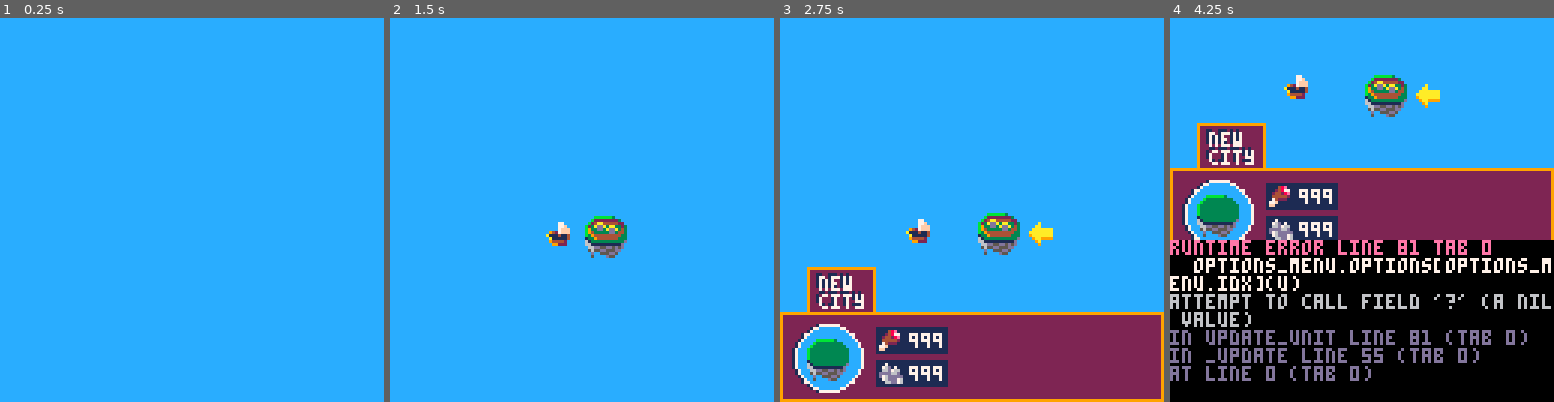
Above: before the commit, frames 1-4 (left to right).
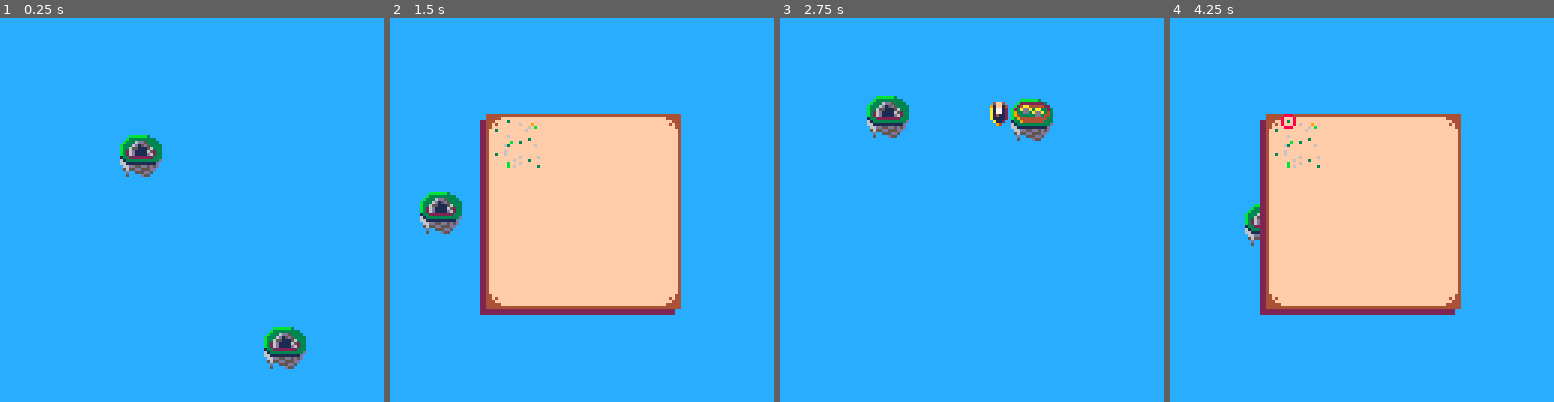
Above: after the commit, the same moments.

Repository: cbrintnall/pico8-carts
Game: PICO-8 cartridge tw/twmain.p8
The game is run twice, just before and just after one commit, with the same random seed, the same clock (stepped at 60 frames per second) and the same inputs.
Inputs:
- Up to frame 1 (0.25 s): no input
- Up to frame 2 (1.5 s): tap O (Z key) at 0.33, 0.7, 1.43 s; tap X (X key) at 1.07 s
- Up to frame 3 (2.75 s): hold Left 1.97-2.37 s; tap X (X key) at 2.07, 2.4, 2.73 s; tap O (Z key) at 2.22 s; hold Down from 2.42 s (still down)
- Up to frame 4 (4.25 s): release Down at 2.82 s; hold Right 2.87-3.53 s; tap X (X key) every 0.33 s from 3.07 to 4.07 s; tap O (Z key) at 3.1, 3.98 s; hold Up 3.58-4.08 s; hold Right from 4.13 s (still down)

The runs differ from the first frame. In frame 1, 2.0% of the frame differs, in the area x 31-80%, y 30-92%; in frame 2, 28%; in frame 3, 28%; in frame 4, 70%, in the area x 0-100%, y 14-100%.
Error before the commit: runtime error line 81 tab 0; options_menu.options[options_menu.idx](u); attempt to call field '?' (a nil value)

Commit message:
migrate to prompt stack

Diff:
--- a/tw/twmain.p8
+++ b/tw/twmain.p8
@@ -1,6 +1,7 @@
 pico-8 cartridge // http://www.pico-8.com
 version 41
 __lua__
+map_dim=64
 cam_pos = nil
 cam_target = nil
 cam_speed = 5
@@ -8,10 +9,10 @@
 prompt_stack=nil
 minimap={
 	open=false,
-	filter=nil
+	filter=nil,
+	mode="v"
 }
 selector={
-	active=false,
 	tidx=0,
 	targeting=nil
 }
@@ -19,9 +20,20 @@
 	options={},
 	idx=0
 }
+factions={
+	{
+		name="Matthew's Gift",
+	},
+	{
+		name="Coros"
+	},
+	{
+		name="Salivine",
+		owned=true
+	}
+}
 
 function _init()
-	prompt_stack=stack()
 	cam_pos = vec2(0,0)
 	cam_target = vec2(0,0)
 
@@ -31,13 +43,31 @@
 	start_ship.island = get_home_island()
 	start_ship.home = start_ship.island
 	target_home()
+	generate_others()
+
+	prompt_stack=stack()
+	prompt_stack:push({ update=update_default, draw=draw_minimap })
+	prompt_stack:push({ update=update_cam })
 end
 
 function _update()
-	if not minimap.open then
-		foreach(islands,update_island)
-		foreach(ships,update_ship)
-		foreach(items,update_item)
+	local prompt = prompt_stack:peek()
+
+	if prompt then
+		if prompt.update then
+			prompt.update()
+		end
+
+		if prompt.default == nil or prompt.default then
+			foreach(islands,update_island)
+			foreach(ships,update_ship)
+			foreach(items,update_item)
+		end
+	end
+
+	if #prompt_stack > 1 and btnp(4) then
+		sfx(2,-1)
+		prompt_stack:pop()
 	end
 
 	local lerp_amt = 0.25
@@ -47,22 +77,10 @@
 		lerp(cam_pos.y, cam_target.y, lerp_amt)
 	)
 
-	-- if theres an active selection
-	if selector.tidx > 0 then
-		cam_target = islands_in_view[selector.tidx].pos - vec2(64,64)
-	end
-
-	if btnp(❎) and btnp(4) then
-		target_home()
-	elseif selector.targeting ~= nil then
-		update_unit()
-	elseif selector.active then
-		update_select()
-	else
-		update_cam()
-	end
-
 	camera(cam_pos.x,cam_pos.y)
+end
+
+function generate_others()
 end
 
 function entity()
@@ -71,24 +89,11 @@
 	}
 end
 
-function update_unit()
-	local u = selector.targeting
-
-	if btnp(0) or btnp(2) then
-		options_menu.idx = max((options_menu.idx - 1) % #options_menu.options, 1)
-	end
-	if btnp(1) or btnp(3) then
-		options_menu.idx = max((options_menu.idx + 1) % #options_menu.options, 1)
-	end
+function update_default()
+	minimap.mode = "v"
+
 	if btnp(❎) then
-		options_menu.options[options_menu.idx](u)
-	end
-	if btnp(4) then
-		if minimap.open then
-			minimap.open = false
-		else
-			selector.targeting = nil
-		end
+		prompt_stack:push({ update=update_cam })
 	end
 end
 
@@ -96,9 +101,12 @@
 	if btnp(❎) then
 		get_islands_in_view()
 		if #islands_in_view > 0 then
-			selector.active = true
 			selector.tidx = 1
 			sfx(1,-1)
+			prompt_stack:push({
+				update=update_select,
+				draw=draw_selected
+			})
 		else
 			sfx(4)
 		end
@@ -118,11 +126,102 @@
 	end
 end
 
+local mstate = {route_idx=1}
+function update_minimap()
+	if minimap.mode == "r" then
+		if btnp(0) or btnp(2) then
+			mstate.route_idx = max((mstate.route_idx - 1) % (#islands + 1), 1)
+		end
+		if btnp(1) or btnp(3) then
+			mstate.route_idx = max((mstate.route_idx + 1) % (#islands + 1), 1)
+		end
+		if btnp(❎) then
+			add(selector.targeting.route, islands[mstate.route_idx])
+		end
+	end
+end
+
+function draw_minimap()
+	local pos = vec2(32,32)
+	local size = vec2(64,64)
+	local divisor = size/map_dim
+	rfillcam(pos.x-2,pos.y+2,pos.x+size.x-2,pos.y+size.y+2,2)
+	rfillcam(pos.x,pos.y,pos.x+size.x,pos.y+size.y,4)
+	rfillcam(pos.x+1,pos.y+1,pos.x+size.x-1,pos.y+size.y-1,15)
+	sprcam(19,pos.x+1,pos.y+1)
+	sprcam(19,size.x+pos.x-8,pos.y+1, true)
+	sprcam(19,size.x+pos.x-8,size.y+pos.y-8, true, true)
+	sprcam(19,pos.x+1,size.y+pos.y-8, false, true)
+
+	if minimap.mode == "r" then
+		for i,v in ipairs(selector.targeting.route) do
+			if i > 1 then
+				local v2 = selector.targeting.route[i-1]
+				local x1 = pos.x+cam_pos.x+((v.pos.x/8)/4)+1
+				local y1 = pos.y+cam_pos.y+((v.pos.y/8)/4)+1
+				local x2 = pos.x+cam_pos.x+((v2.pos.x/8)/4)+1
+				local y2 = pos.y+cam_pos.y+((v2.pos.y/8)/4)+1
+				line(x1,y1,x2,y2,8)
+			end
+		end
+	end
+
+	for x,_y in pairs(grid) do
+		for y,i in pairs(_y) do
+			local color = 0
+			if i.itype == "mine" then color = 6 end
+			if i.itype == "city" and i.owned then color = 11 end
+			if i.itype == "city" and not i.owned then color = 3 end
+
+			local px1,py1=pos.x+cam_pos.x+(x/4)+1,pos.y+cam_pos.y+(y/4)+1
+			if i == islands[mstate.route_idx] and minimap.mode == "r" then
+				circ(px1,py1,2,8)
+			end
+
+			pset(px1,py1,color)
+		end
+	end
+	for s in all(ships) do
+		local color = 4
+		if s.owned then color = 9 end
+		local x = cam_pos.x+flr((s.pos.x/8)/4)+1
+		local y = cam_pos.y+flr((s.pos.y/8)/4)+1
+		pset(pos.x+x,pos.y+y,color)
+	end
+end
+
+function update_selected()
+	cam_target = islands_in_view[selector.tidx].pos - vec2(64,64)
+
+	local u = selector.targeting
+
+	if btnp(0) or btnp(2) then
+		options_menu.idx = max((options_menu.idx - 1) % (#options_menu.options + 1), 1)
+	end
+	if btnp(1) or btnp(3) then
+		options_menu.idx = max((options_menu.idx + 1) % (#options_menu.options + 1), 1)
+	end
+	if btnp(❎) then
+		options_menu.options[options_menu.idx](u)
+	end
+end
+
+function draw_selected()
+	local pointing_at = islands_in_view[selector.tidx]
+	pointing_at:drawinfo()
+end
+
 function update_select()
-	if btnp(❎) and selector.active then
+	cam_target = islands_in_view[selector.tidx].pos - vec2(64,64)
+
+	if btnp(❎) then
 		selector.targeting = islands_in_view[selector.tidx]
 		selector.targeting:select()
 		sfx(1,-1)
+		prompt_stack:push({
+			update=update_selected,
+			draw=draw_selected
+		})
 		return
 	end
 
@@ -130,17 +229,6 @@
 		selector.tidx = selector.tidx % #islands_in_view
 		selector.tidx += 1
 		sfx(0,-1)
-	end
-
-	if btnp(4) then
-		if selector.targeting ~= nil then
-			selector.targeting = nil
-			sfx(2,-1)
-		else
-			selector.active = false
-			selector.tidx = 0
-			sfx(2,-1)
-		end
 	end
 end
 
@@ -158,12 +246,12 @@
 	foreach(ships,draw_ship)
 	foreach(items,draw_item)
 
-	if selector.tidx > 0 then
-		local pointing_at = islands_in_view[selector.tidx]
-		pointing_at:drawinfo()
-	end
-
-	if minimap.open then draw_minimap() end
+	local prompt = prompt_stack:peek()
+	if prompt then
+		if prompt.draw then
+			prompt.draw()
+		end
+	end
 
 	draw_dbg()
 end
@@ -303,46 +391,29 @@
 islands={}
 islands_in_view={}
 
-function draw_minimap()
-	local pos = vec2(32,32)
-	local size = vec2(64,64)
-	rfillcam(pos.x-2,pos.y+2,pos.x+size.x-2,pos.y+size.y+2,2)
-	rfillcam(pos.x,pos.y,pos.x+size.x,pos.y+size.y,4)
-	rfillcam(pos.x+1,pos.y+1,pos.x+size.x-1,pos.y+size.y-1,15)
-	sprcam(19,pos.x+1,pos.y+1)
-	sprcam(19,size.x+pos.x-8,pos.y+1, true)
-	sprcam(19,size.x+pos.x-8,size.y+pos.y-8, true, true)
-	sprcam(19,pos.x+1,size.y+pos.y-8, false, true)
-
-	for x,_y in pairs(grid) do
-		for y,i in pairs(_y) do
-			local color = 0
-			if i.itype == "mine" then color = 6 end
-			if i.itype == "city" and i.owned then color = 11 end
-			if i.itype == "city" and not i.owned then color = 3 end
-			pset(pos.x+cam_pos.x+(x/4)+1,pos.y+cam_pos.y+(y/4)+1,color)
-		end
-	end
-	for s in all(ships) do
-		local color = 4
-		if s.owned then color = 9 end
-		local x = cam_pos.x+flr((s.pos.x/8)/4)+1
-		local y = cam_pos.y+flr((s.pos.y/8)/4)+1
-		pset(pos.x+x,pos.y+y,color)
-	end
-end
-
 function make_islands()
-	for i = 1,10 do
-		local i = make_island(vec2(_ic(),_ic()))
-	end
-
-	local player_island = make_island(vec2(_ic(),_ic()), "city")
-	player_island.owned = true
+	local plocal = stack()
+	for x=1,map_dim do
+		for y=1,map_dim do
+			plocal:push(vec2(x,y))
+		end
+	end
+	plocal = shuffle(plocal)
+
+	for f in all(factions) do
+		for i=1,4 do
+			local i = make_island(plocal:pop(), "city")
+			i.owned = f.owned
+		end
+	end
+
+	for i = 1,15 do
+		make_island(plocal:pop(), "mine")
+	end
 end
 
 function _ic()
-	return rnd(248)
+	return rnd(map_dim)
 end
 
 function target_home()
@@ -460,6 +531,14 @@
 	_dbg[name]=val
 end
 
+function shuffle(t)
+	for n=1,#t*2 do -- #t*2 times seems enough
+			local a,b=flr(1+rnd(#t)),flr(1+rnd(#t))
+			t[a],t[b]=t[b],t[a]
+	end
+	return t
+end
+
 function rfillcam(x1,y1,x2,y2,c)
 	rectfill(
 		cam_pos.x+x1,
@@ -508,6 +587,9 @@
 function stack()
 	return {
 		push=add,
+		peek=function(self)
+			return self[#self]
+		end,
 		pop=function(self)
 			local v = self[#self]
 			self[#self] = nil
@@ -517,7 +599,6 @@
 end
 -->8
 ships={}
-tasks={mine="mine"}
 
 function make_ship()
 	local ship = {
@@ -525,9 +606,8 @@
 		owned=false,
 		pos=vec2(0.0,0.0),
 		island=nil,
-		task=tasks.mine,
 		target=nil,
-		speed=0.3,
+		speed=2.0,
 		capacity=2,
 		resources={
 			["metal"]=0,
@@ -536,7 +616,9 @@
 		drawinfo=draw_ship_info,
 		current_task=dock,
 		htime=0.0,
-		select=select_ship
+		select=select_ship,
+		route={},
+		route_idx=1
 	}
 
 	add(ships,ship)
@@ -547,9 +629,14 @@
 function select_ship(ship)
 	options_menu.options = {
 		function()
-			minimap.open = true
+			prompt_stack:push({
+				update=update_minimap,
+				draw=draw_minimap
+			})
+			minimap.mode = "r"
+			selector.targeting.route = {}
 			sfx(1)
-		end,
+		end
 	}
 	options_menu.idx = 1
 end
@@ -608,9 +695,17 @@
 end
 
 function set_task(ship, task)
-	ship.task = task
-	ship.target = find_closest(ship, ship.task)
-	ship.current_task = travel
+	if #ship.route > 0 then
+		if #ship.route == 1 then
+			if ship.route[1] != ship.island then
+				ship.target = ship.route[1]
+				ship.current_task = travel
+			end
+		else
+			ship.target = ship.route[ship.route_idx]
+			ship.current_task = travel
+		end
+	end
 end
 
 function find_closest(ship, t)
@@ -690,7 +785,7 @@
 function travel(ship)
 	-- check if we should move to target
 	local dist = ship.pos.dist(ship.target.pos,ship.pos)
-	if dist > 1 then
+	if dist > min(1, ship.speed*10.0) then
 		local dir = ship.pos:dir(ship.target.pos)
 		if ship.island != nil then
 			ship.island = nil
@@ -734,6 +829,9 @@
 				return vec2(v1.x*v2,v1.y*v2)
 			end
  		end,
+		__div=function(v1,v2)
+			return vec2(v1.x/v2,v1.y/v2)
+		end,
 		__tostring=function(v1)
 			return "{x=" .. v1.x .. ",y=" .. v1.y .. "}"
 		end,
